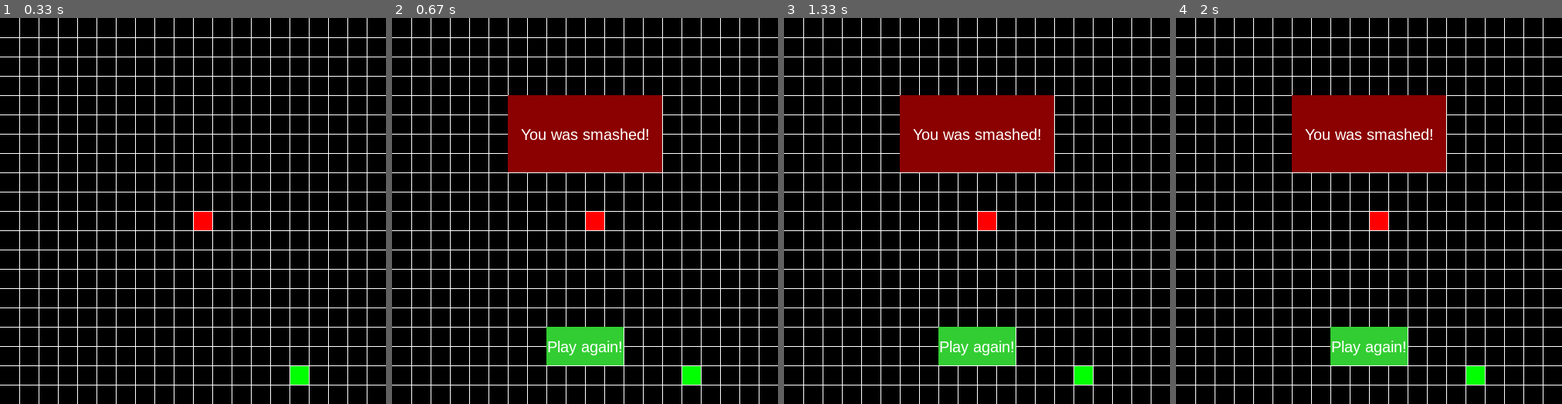
Above: before the commit, frames 1-4 (left to right).
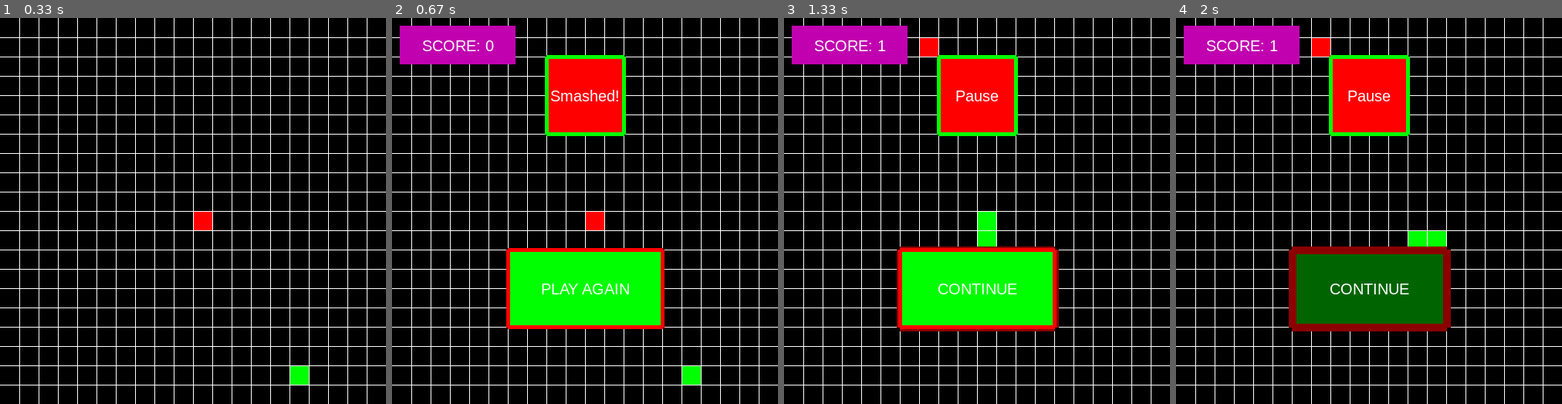
Above: after the commit, the same moments.

Repository: makxi007/python-snake
Game: pygame game, started from snake_pygame.py
Same seed, same stepped clock (60 frames per second), same inputs: the game is played once before the commit and once after it.
Inputs (mouse positions are in pixels of both pictures, inside the frame that each line leads up to):
- Up to frame 1 (0.33 s): no input
- Up to frame 2 (0.67 s): tap Y at 0.33 s
- Up to frame 3 (1.33 s): press the mouse at (884, 214) at 0.7 s; move the mouse to (949, 253) at 0.8 s; release the mouse at (1015, 295) at 0.93 s; hold Esc from 1 s (still down); hold D from 1 s (still down); move the mouse to (841, 353) at 1.03 s
- Up to frame 4 (2 s): release Esc at 1.47 s; release D at 1.47 s; press the mouse at (1369, 326) at 1.53 s; move the mouse to (1299, 265) at 1.63 s; release the mouse at (1230, 199) at 1.77 s; hold Esc from 1.83 s (still down); hold D from 1.83 s (still down); move the mouse to (1372, 253) at 1.87 s

Frame 1 is identical in both runs. In frame 2, 24% of the frame differs, in the area x 2-71%, y 2-90%; in frame 3, 25%; in frame 4, 25%, in the area x 2-80%, y 2-95%.

Commit message:
Snake pygame8.0

Diff:
--- a/snake_pygame.py
+++ b/snake_pygame.py
@@ -9,12 +9,12 @@
 	# make a moving Cube +
 	# add random Cube +
 	# make Snake be bigger when eat Cube +
-	# add score
-	# add pause quit buttons
-	# add play again button
-	# add smash area
-	# add pause area
-	# make reset of the game:
+	# add score +
+	# add pause quit buttons +
+	# add play again button +
+	# add smash area +
+	# add pause area +
+	# make reset of the game:+
 	# https://www.techwithtim.net/tutorials/game-development-with-python/snake-pygame/tutorial-4/
 
 pygame.init()
@@ -62,7 +62,6 @@
 		self.dirnx = 0
 		self.dirny = -1
 
-
 	def move(self):
 		for event in pygame.event.get():
 			if (event.type == pygame.QUIT):
@@ -79,7 +78,6 @@
 				self.dirnx = 1
 				self.dirny = 0
 				self.turns[self.head.pos[:]] = [self.dirnx, self.dirny]
-
 
 			if (keys[pygame.K_w]):
 				self.dirny = -1
@@ -98,7 +96,6 @@
 				c.move(turn[0], turn[1])
 				if (i == len(self.body) - 1) == 1:
 					self.turns.pop(p)
-
 			else:
 				if c.dirnx == 1 and c.posx >= ROWS - 1:
 					c.posx = 0
@@ -118,7 +115,6 @@
 
 				else:
 					c.move(c.dirnx, c.dirny)
-
 
 	def draw(self, window):
 		for c in self.body:
@@ -145,40 +141,65 @@
 		global intro, snake
 		print("Reset")
 		intro = False
-		snake.reset((15,15))
-
-	def game_intro(self, window, msg):
+		snake.reset((10,10))
+
+	def unpause(self):
 		global intro
+		intro = False
+
+	def game_intro(self, window, msg, state):
+		global intro, score
 		intro = True
 		clock = pygame.time.Clock()
 		while (intro == True):
 			for event in pygame.event.get():
-				if event.type == pygame.QUIT:
+				if (event.type == pygame.QUIT):
 					pygame.quit()
 
 				keys = pygame.key.get_pressed()
-				#Press w to continue the game
-				if ( keys[pygame.K_t] ):
+				#Press c to continue the game
+				if ( keys[pygame.K_c] ):
 				 	intro = False
 				 	break
 
-			self.button(window,msg,150,100,100,100,PURPLE,DARK_PURPLE, self.reset_game)
+			if (state.lower() == "fail"):
+				self.button(window,msg,200,50,100,100,DARK_RED,RED)
+				self.draw_line(200,50,100,100,DARK_GREEN,GREEN,5)
+				self.button(window,"PLAY AGAIN",150,300,200,100,DARK_GREEN,GREEN, self.reset_game)
+				self.draw_line(150,300,200,100,DARK_RED,RED,5)
+			if (state.lower() == "pause"):
+				self.button(window,msg,200,50,100,100,DARK_RED,RED)
+				self.draw_line(200,50,100,100,DARK_GREEN,GREEN,5)
+				self.button(window,"CONTINUE",150,300,200,100,DARK_GREEN,GREEN, self.unpause)
+				self.draw_line(150,300,200,100,DARK_RED,RED,5)
+
+			self.draw_score(window,"SCORE: " + str(score),10,10,150,50,PURPLE)
 
 			pygame.display.update()
 			clock.tick(15)
 
-	def smash(self, window, is_smashed):
-		if (is_smashed == True):
-			while (is_smashed):
-				for event in pygame.event.get():
-					if (event.type == pygame.QUIT):
-						pygame.quit()
-
-				self.button(window, "You was smashed!",150,100, 200,100,RED, DARK_RED)
-				self.button(window, "Play again!",200, 400, 100,50, GREEN, LIME_GREEN, self.reset_game)
-
-				pygame.display.update()
-
+	def draw_line(self, x, y, w, h, color_in, color_off, line_width):
+		mouse = pygame.mouse.get_pos()
+		click = pygame.mouse.get_pressed()
+		if (x+w > mouse[0] > x and y+h > mouse[1] > y):
+			pygame.draw.line(window,color_in, (x,y),(x+w,y),line_width + 5)
+			pygame.draw.line(window,color_in, (x,y), (x,y+h),line_width + 5)
+			pygame.draw.line(window,color_in, (x+w,y), (x+w,y+h),line_width + 5 )
+			pygame.draw.line(window,color_in, (x,y+h),(x+w,y+h),line_width + 5)
+		else:
+			pygame.draw.line(window,color_off, (x,y),(x+w,y),line_width)
+			pygame.draw.line(window,color_off, (x,y), (x,y+h),line_width)
+			pygame.draw.line(window,color_off, (x+w,y), (x+w,y+h),line_width )
+			pygame.draw.line(window,color_off, (x,y+h),(x+w,y+h),line_width)
+
+	def draw_score(self, win, msg, x, y, w, h, color):
+		pygame.draw.rect(win,color, (x,y,w,h))
+		text = pygame.font.SysFont("Arial", 20)
+		text_surface, text_rect = self.text_objects(msg, text)
+		text_rect.center = ((x+(w/2), (y+(h/2))))
+		win.blit(text_surface, text_rect)
+
+	#render the font
 	def text_objects(self, text, font):
 		text_surface = font.render(text, True, WHITE)
 		return text_surface, text_surface.get_rect()
@@ -197,6 +218,7 @@
 		text_rect.center = ( (x+(w/2), (y+(h/2) )))
 		win.blit(text_surface, text_rect)
 
+#spawn cube at random position
 def randomCube(item):
 	position = item.body
 	while ( True ):
@@ -209,7 +231,6 @@
 		else:
 			break
 	return (x, y)
-
 
 def draw_grid(window):
 	x = 0
@@ -230,40 +251,41 @@
 	pygame.display.update()
 
 def game_loop():
-	global snake, randcube, game_event, game_intro, window, play
+	global snake, randcube, game_event, game_intro, window, play, score
 	play = True
-
+	score = 0
 	clock = pygame.time.Clock()
 	while (play):
 
 		pygame.time.delay(50)
 		clock.tick(10)
 
+		#If snake take cube - CUBE EQUIL NEW POS
 		if (snake.body[0].posx == randcube.posx and snake.body[0].posy == randcube.posy):
 			snake.add_cube()
 			pos = randomCube(snake)
 			randcube = Cube(pos[0], pos[1], color=RED)
+			score += 1
 
 		snake.move()
 
 		keys = pygame.key.get_pressed()
-		#Press q to pause the game
-		if (keys[pygame.K_r]):
-			pause = True
-			#Press w to continue the game
-			game_event.game_intro(window, "Pause")
+		#Press escape to pause the game
+		if (keys[pygame.K_ESCAPE]):
+
+			#Press c to continue the game
+			game_event.game_intro(window, "Pause", "pause")
 
 		#Smash!
 		if (keys[pygame.K_y]):
-			game_event.smash(window, True)
-
+			game_event.game_intro(window, "Smashed!", "fail")
+
+		#If snake smash body - FAIL
 		for c in range(len(snake.body)):
-			print(c)
-
-			check_ifx = snake.body[c].posx in list(map(lambda z:z.posx, snake.body[c+1:]))
-			check_ify = snake.body[c].posy in list(map(lambda z:z.posy, snake.body[c+1:]))
-			if (check_ifx and check_ify):
-				game_event.game_intro(window, "Smashed!")
+			coordinates = (snake.body[c].posx, snake.body[c].posy)
+			check = coordinates in list(map(lambda z:z.pos, snake.body[c+1:]))
+			if (check):
+				game_event.game_intro(window, "Smashed!", "fail")
 				break
 
 		redraw(window)
